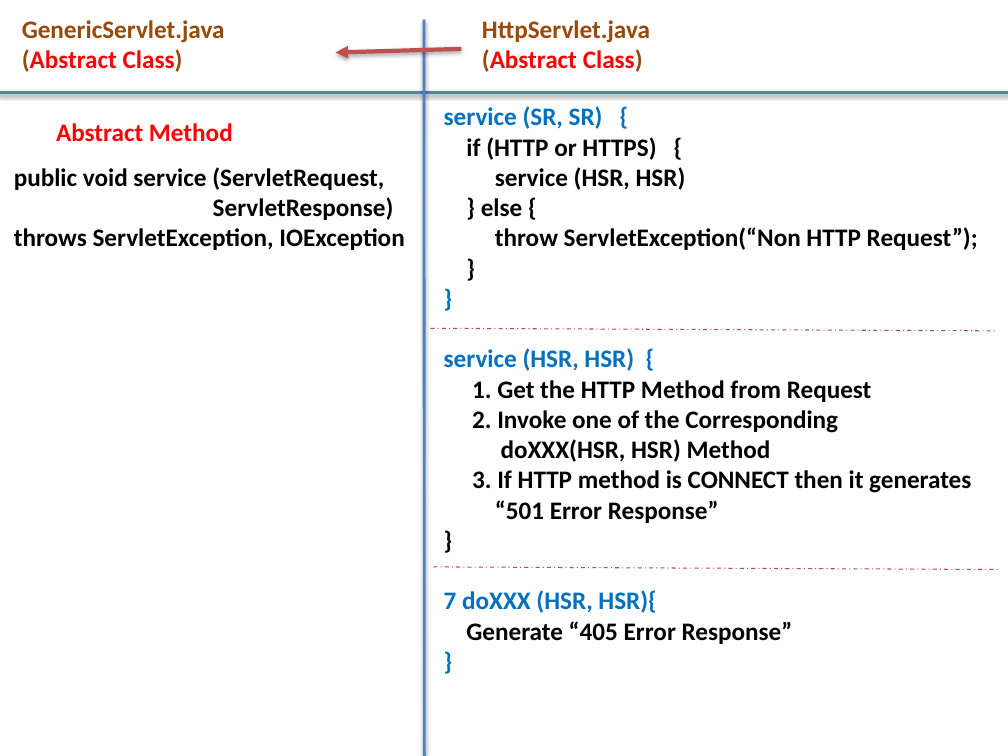
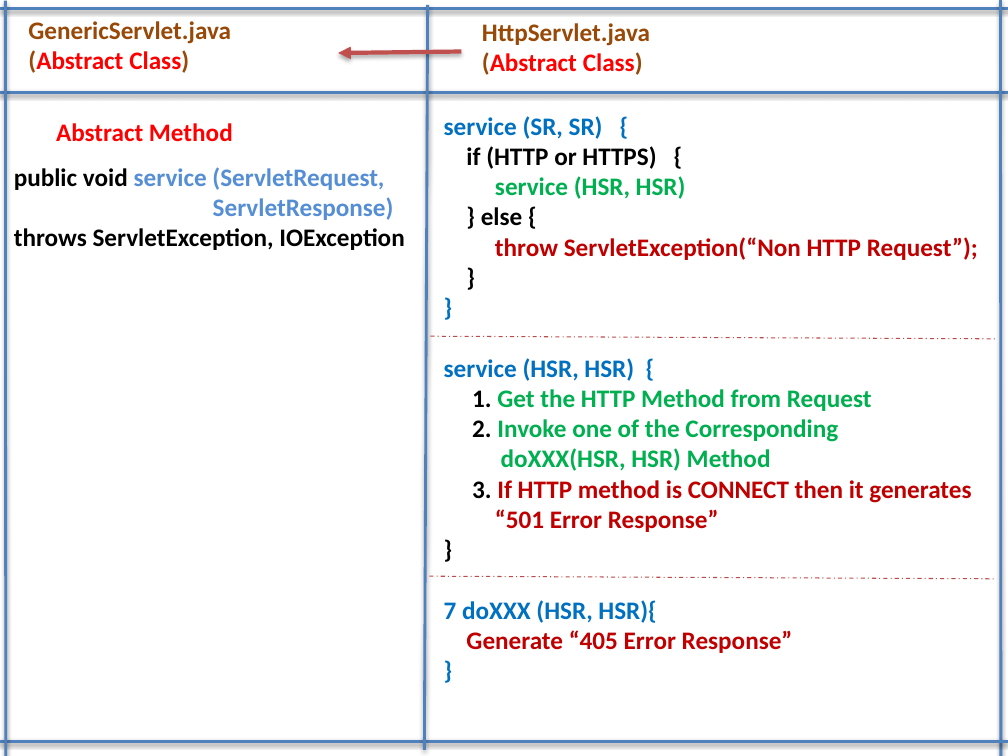
Before and after one commit to avinashv411/For-Class, a slide deck: slide 43 of 11. Others/A. PPTs/Servlets & JSP.pptx. Drawn at 1008x756 pixels with LibreOffice and Linux fonts; fonts in the diff are those of the drawing. Boxes give left, top, right and bottom in pixels: in the first picture for what was removed or moved away, otherwise in the second. Text is boxed around its words. In the diff, an @@ line names an element or a change of style, - is before the commit and + after.

```diff
--- a/11. Others/A. PPTs/Servlets & JSP.pptx
+++ b/11. Others/A. PPTs/Servlets & JSP.pptx
@@ line added from (0, 9) to (1008, 9), #4F81BD 2 pt @@
@@ line added from (5, 1) to (6, 756), #4F81BD 2 pt @@
@@ text "GenericServlet.java": place and size @@
-text "GenericServlet.java" at [22, 20, 225, 72]
+text "GenericServlet.java" at [28, 21, 231, 73]
@@ line moved from (424, 19) - (424, 756) to (427, 5) - (424, 750) @@
@@ line added from (1001, 0) to (1001, 756), #4F81BD 2 pt @@
@@ arrow moved from (462, 48) - (336, 52) to (462, 51) - (339, 53) @@
@@ text "service (SR, SR) {": place and size @@
-text "service (SR, SR) {" at [444, 106, 978, 644]
+text "service (SR, SR) {" at [444, 116, 978, 653]
@@ text at [14, 167, 394, 220]: text colour #000000 to #558ED5 in "service (ServletRequest,", "ServletResponse)" @@
@@ text at [466, 176, 978, 653]: text colour #000000 to #00B050 in "service (HSR, HSR)", "Get the HTTP Method from Request", "Invoke one of the Corresponding", "doXXX(HSR, HSR) Method"; text colour #000000 to #C00000 in "throw ServletException(“Non HTTP Request”);", "If HTTP method is CONNECT then it ...", "“501 Error Response”", "Generate “405 Error Response”" @@
@@ line moved from (430, 329) - (997, 331) to (430, 337) - (997, 339) @@
@@ line moved from (433, 566) - (1000, 570) to (429, 577) - (996, 579) @@
@@ line added from (0, 742) to (1008, 742), #4F81BD 2 pt @@
```
Also in this commit, not shown: 1 other slide changed, 3 other files.
